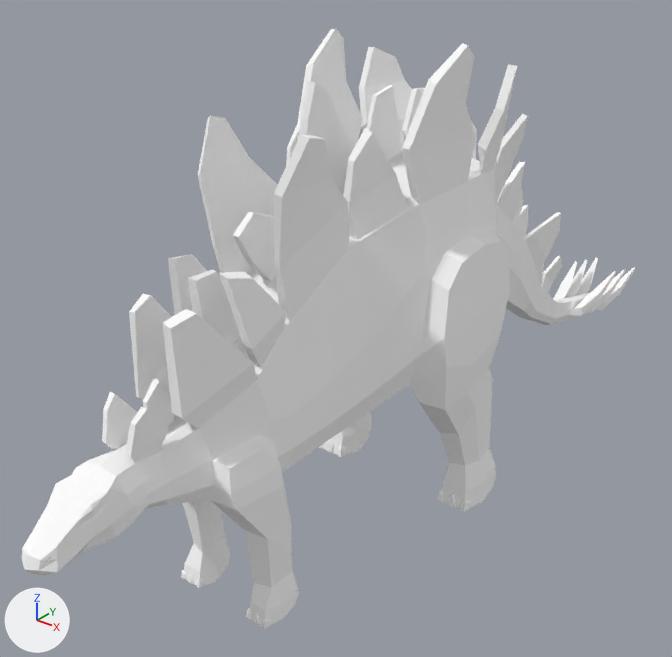
One commit to the glTF model frontend/assets/models3d/packs/quaternius-fbx/stegosaurus.glb: the scene before it, then after it.
The view is the same before and after, from a 50 mm camera at (1.94, -2.4, 2.35) aimed at (-0.24, 0.32, 0.66). Lighting does not change. The marker at lower left points along +X, +Y and +Z. The first picture is the older version. Where no turn or scale is listed for an object, it has been applied to the vertices.

The first picture shows 'Stegosaurus'.
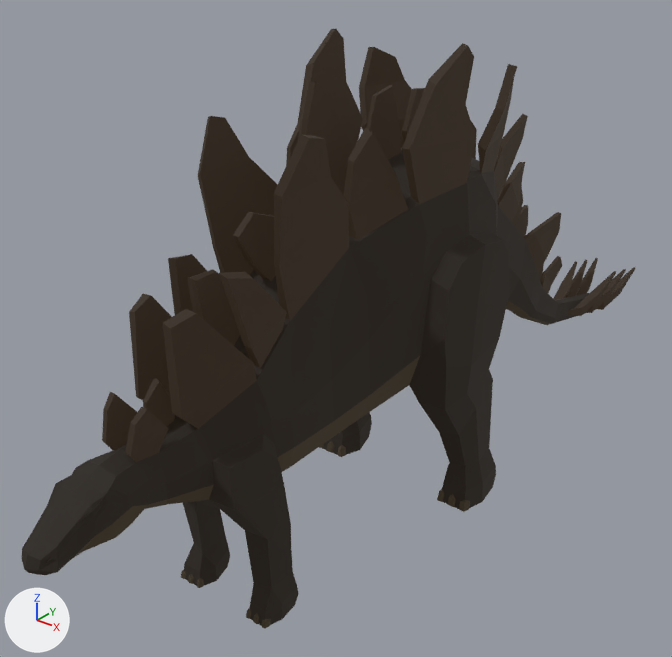
Where the change shows, as pixel boxes [x1, y1, x2, y2] in the pictures (672 x 657 px):
'Stegosaurus', recoloured, surface changed (darker): [21, 29, 635, 629] in both

Patch to the scene script:
```diff
--- a/frontend/assets/models3d/packs/quaternius-fbx/stegosaurus.glb.py
+++ b/frontend/assets/models3d/packs/quaternius-fbx/stegosaurus.glb.py
@@ mat_material_0 @@
 mat_material_0 = principled_material('Material_0')
-mat_material_0.base_color = (1.0, 1.0, 1.0)  # white #ffffff
+mat_material_0.base_color = (0.0201, 0.014, 0.00694)  # black #271f14
 mat_material_0.roughness = 0.85
+mat_material_0.emission_strength = 1.0
@@ mat_material_1 @@
 mat_material_1 = principled_material('Material_1')
-mat_material_1.base_color = (1.0, 1.0, 1.0)  # white #ffffff
+mat_material_1.base_color = (0.00805, 0.00521, 0.00286)  # black #161009
 mat_material_1.roughness = 0.85
+mat_material_1.emission_color = (0.00805, 0.00521, 0.00286)  # black #161009
+mat_material_1.emission_strength = 1.0
@@ mat_material_2 @@
 mat_material_2 = principled_material('Material_2')
-mat_material_2.base_color = (1.0, 1.0, 1.0)  # white #ffffff
+mat_material_2.base_color = (0.0159, 0.00939, 0.00441)  # black #22180e
 mat_material_2.roughness = 0.85
+mat_material_2.emission_color = (0.0159, 0.00939, 0.00441)  # black #22180e
+mat_material_2.emission_strength = 1.0
```
